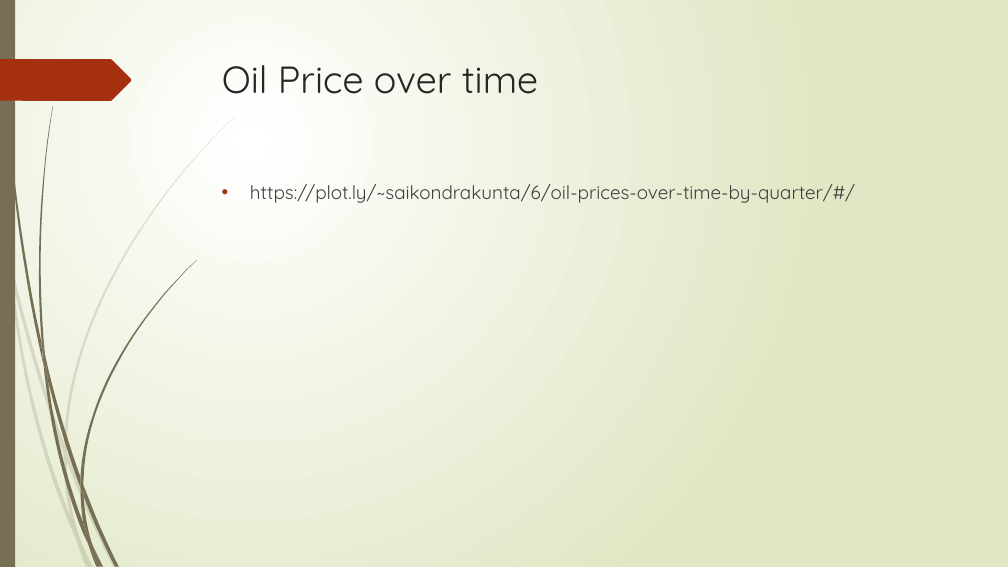
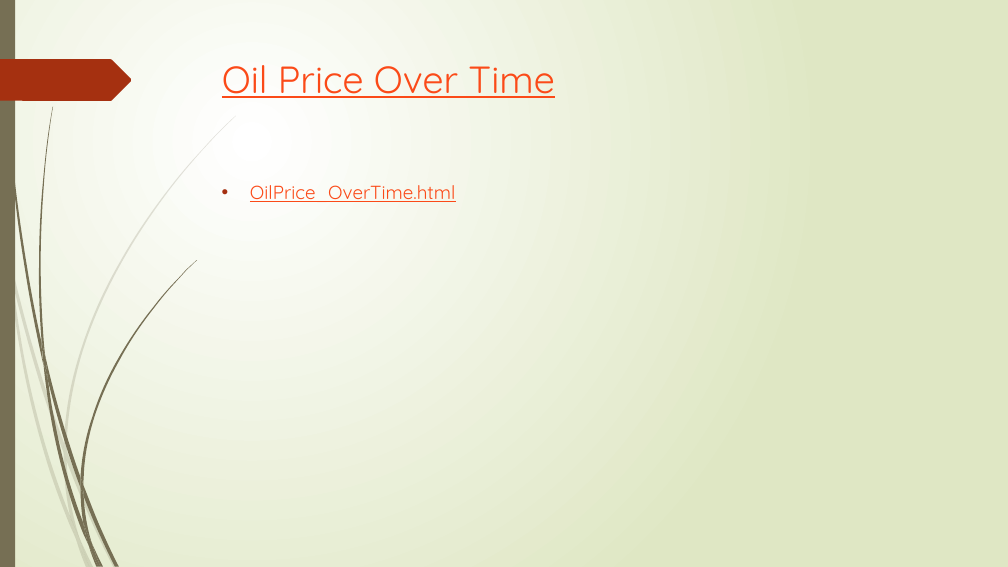
Before and after one commit to darstsharon/FlightCostAnalysis, a slide deck: slide 7 of Flight Cost Analysis.pptx. Drawn at 1008x567 pixels with LibreOffice and Linux fonts; fonts in the diff are those of the drawing. Boxes give left, top, right and bottom in pixels: in the first picture for what was removed or moved away, otherwise in the second. Text is boxed around its words. In the diff, an @@ line names an element or a change of style, - is before the commit and + after.

```diff
--- a/Flight Cost Analysis.pptx
+++ b/Flight Cost Analysis.pptx
@@ title at [222, 65, 554, 98]: text changed; text colour #262626 to #FB4A18 @@
-Oil Price over time
+Oil Price Over Time
@@ text at [250, 185, 455, 202]: text changed; text colour #404040 to #FB4A18 @@
-• https://plot.ly/~saikondrakunta/6/oil-prices-over-time-by-quarter/#/
+• OilPrice_OverTime.html
```
Also in this commit, not shown: 9 other slides changed, 1 slide added, 1 slide removed, 2 other files.
